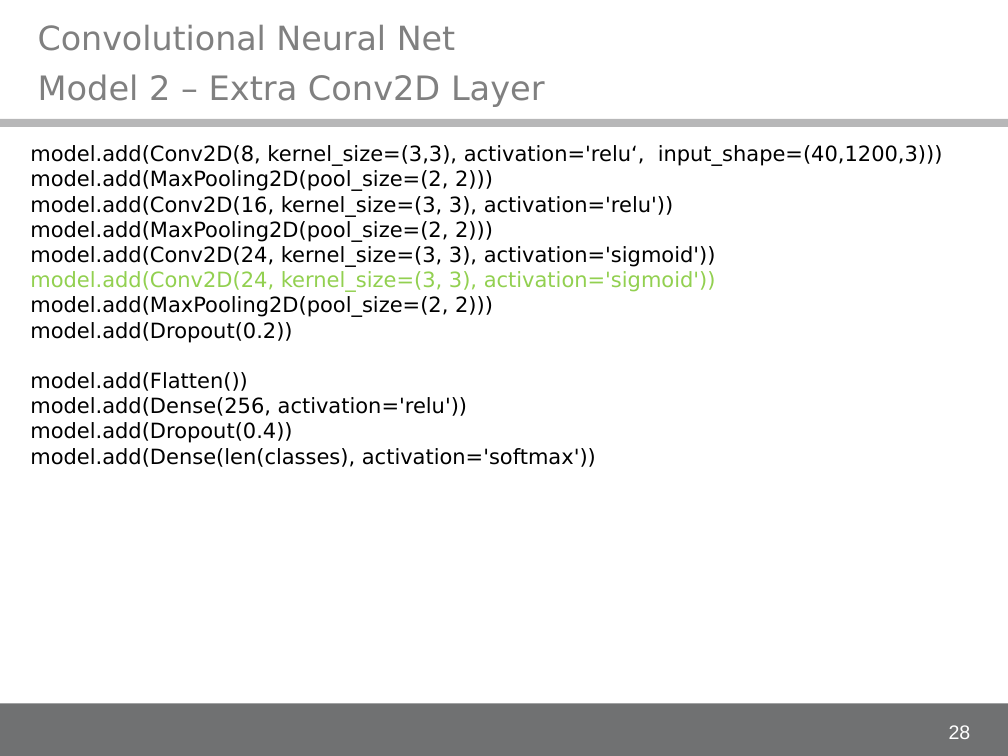
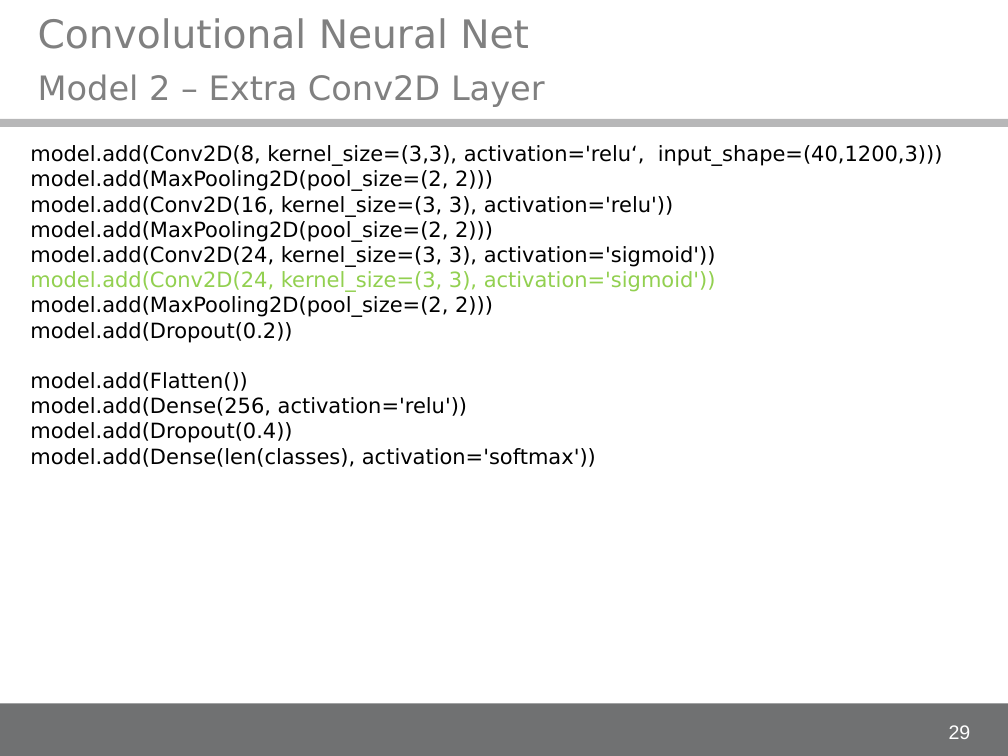
Before and after one commit to alex-ta/Fontinator, a slide deck: slide 29 of Documents/IDA_project_presentation.ppt (slide 28 before the commit). Drawn at 1008x756 pixels with LibreOffice and Linux fonts; fonts in the diff are those of the drawing; background and template pictures are left out. Boxes give left, top, right and bottom in pixels: in the first picture for what was removed or moved away, otherwise in the second. Text is boxed around its words. In the diff, an @@ line names an element or a change of style, - is before the commit and + after.

```diff
--- a/Documents/IDA_project_presentation.ppt
+++ b/Documents/IDA_project_presentation.ppt
@@ text "Convolutional Neural Net" at <box>38,18,529,49</box>: size 23.8 to 28 pt @@
@@ page number at <box>949,725,971,739</box>: text changed @@
-28
+29
```
Also in this commit, not shown: 25 other slides changed, 1 slide added.
